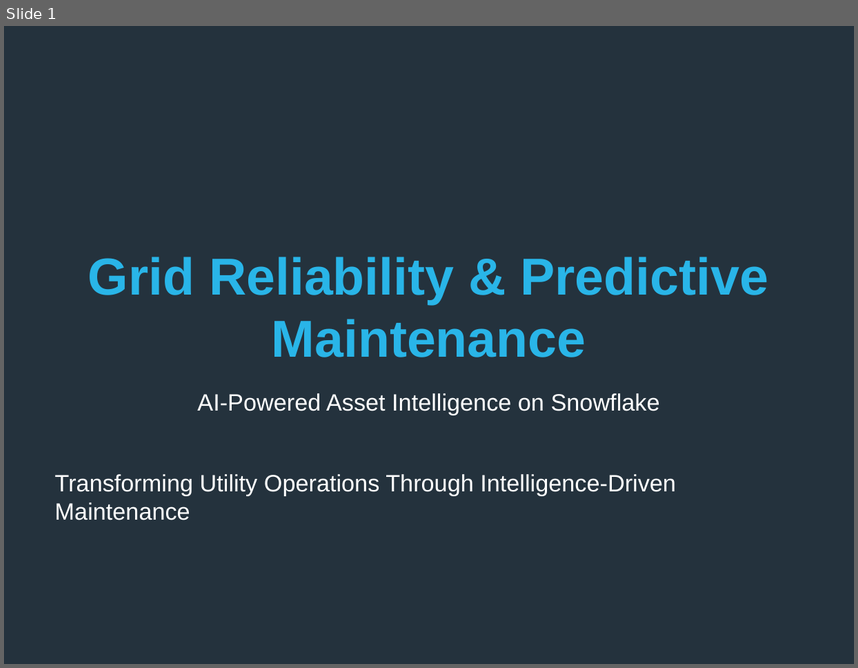
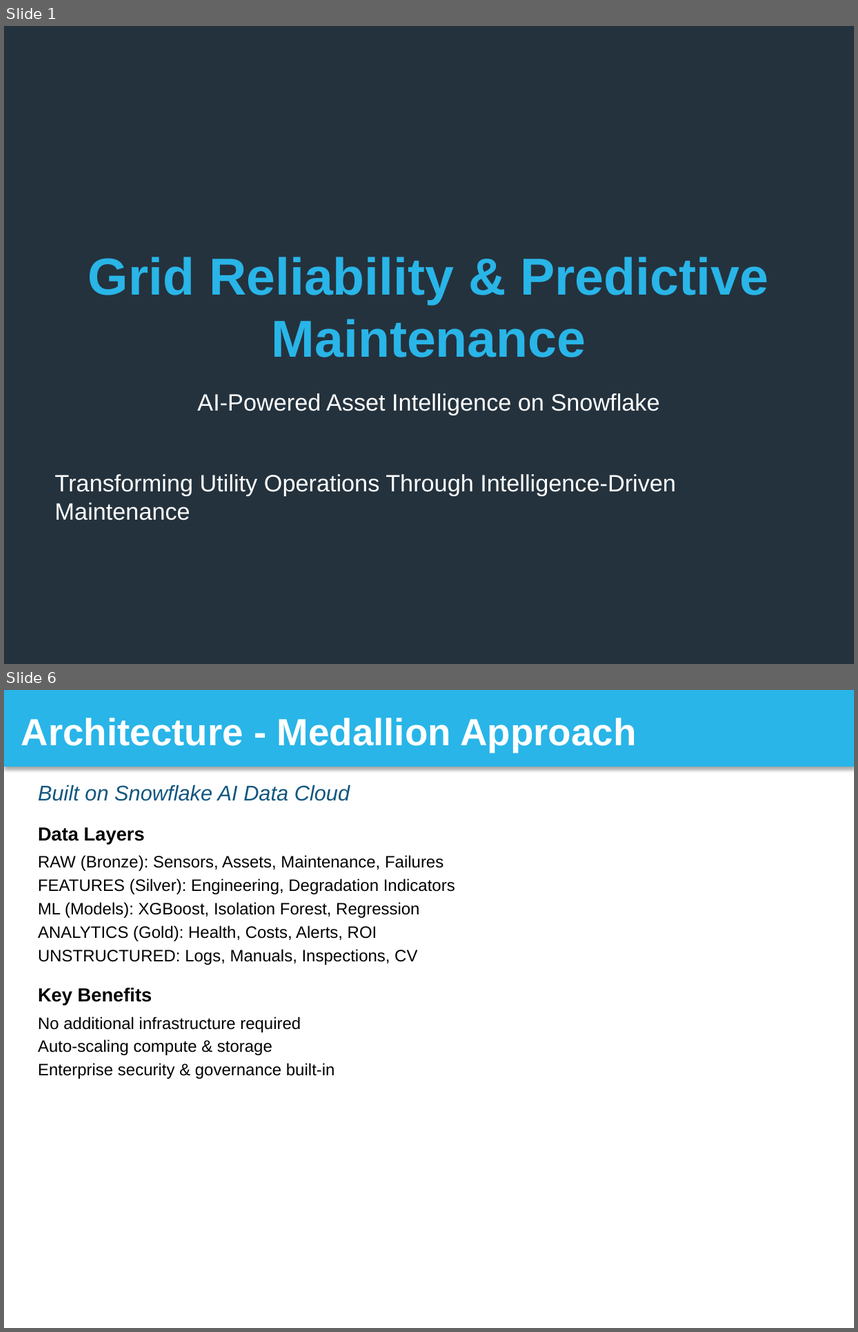
Before and after one commit to sfc-gh-srsubramanian/Utilities-GridReliability-PredictiveMaintenance, a slide deck: solution_presentation/Grid_Reliability_Snowflake_Presentation.pptx. Shown one above the other, each under a label of ours: slide 1 before the commit, slides 1 and 6 after it; the slides between them are not shown. The pictures are 858x668 and 858x1332 pixels, drawn with LibreOffice and Linux fonts; fonts in the diff are those of the drawing. Boxes give left, top, right and bottom in pixels: in the first picture for what was removed or moved away, otherwise in the second. Text is boxed around its words. In the diff, an @@ line names an element or a change of style, - is before the commit and + after.

Commit message:
Presentation: Update to complete 30-slide deck
Replaced 5-slide demo with complete presentation:
- All 26 main slides (title through thank you)
- 4 appendix slides (ML details, data model, integration, cost)
- Total: 30 professionally formatted slides
- Snowflake brand colors throughout
- Ready to import to Google Slides

Content covers:
✅ Problem statement (slides 2-3)
✅ Solution overview (slides 4-11)
✅ Business impact (slides 12-13)
✅ Use cases (slides 14-16)
✅ Technical details (slides 17-19)
✅ Differentiators & success story (slides 20-21)
✅ Demo & next steps (slides 22-24)
✅ Q&A & closing (slides 25-26)
✅ Technical appendix (A-D)

File size: 73KB (optimized for upload)

```diff
--- a/solution_presentation/Grid_Reliability_Snowflake_Presentation.pptx
+++ b/solution_presentation/Grid_Reliability_Snowflake_Presentation.pptx
@@ slide 6 added at bbox=[4, 690, 854, 1328], background #FFFFFF @@
@@ rectangle added at bbox=[4, 690, 854, 767], fill #29B5E8, 32 pt, text #FFFFFF, bold @@
+Architecture - Medallion Approach
@@ text added at bbox=[38, 785, 350, 801], 18 pt, text #11567F, italic @@
+Built on Snowflake AI Data Cloud
@@ text added at bbox=[38, 827, 455, 1078], 14 pt, text #000000 @@
+Data Layers
+RAW (Bronze): Sensors, Assets, Maintenance, Failures
+FEATURES (Silver): Engineering, Degradation Indicators
+ML (Models): XGBoost, Isolation Forest, Regression
+ANALYTICS (Gold): Health, Costs, Alerts, ROI
+UNSTRUCTURED: Logs, Manuals, Inspections, CV
+Key Benefits
+No additional infrastructure required
+Auto-scaling compute & storage
+Enterprise security & governance built-in
```
Also in this commit, not shown: 4 slides changed, 24 other slides added.
